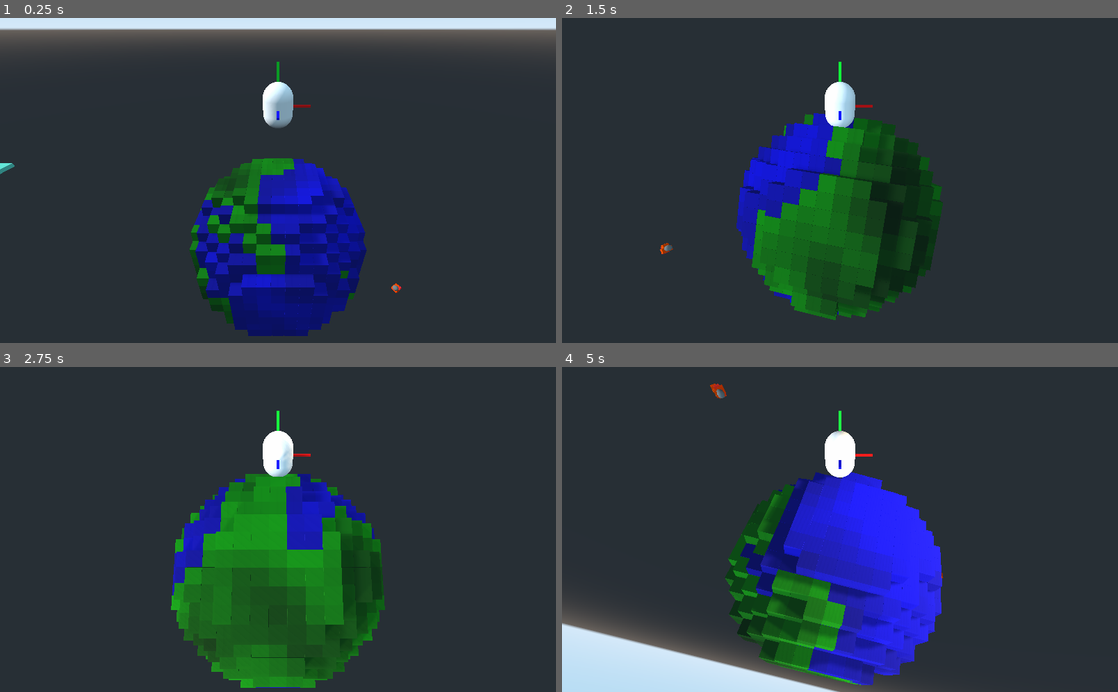
Above: before the commit, frames 1-4 (two rows, left to right).
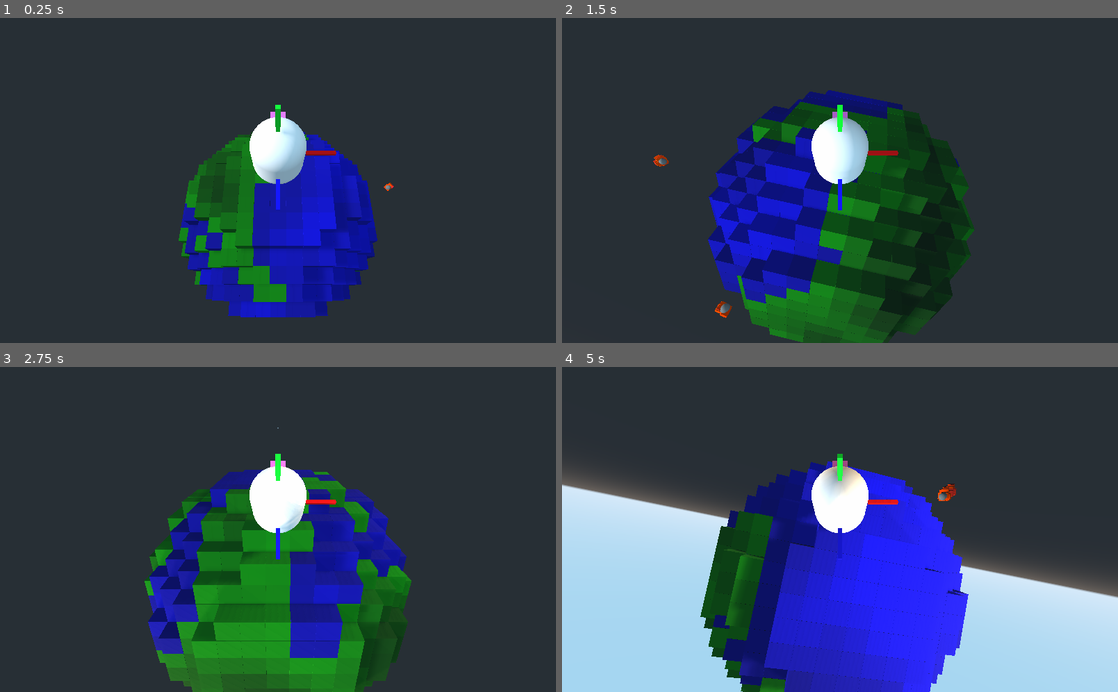
Above: after the commit, the same moments.

Repository: kevinms/godot-wild-jam-23
Game: Godot game, scene res://Game.tscn
Two runs of this game, one before a commit and one after it. Both use one fixed random seed, a clock stepped at 60 frames per second and the inputs below.
Inputs (mouse positions are in pixels of both pictures, inside the frame that each line leads up to):
- Up to frame 1 (0.25 s): no input
- Up to frame 2 (1.5 s): tap Enter (enter) at 0.5, 0.6 s; move the mouse to (867, 180) at 0.52 s; hold W (forward) from 0.53 s (still down); tap Space (jump) at 0.77 s; move the mouse to (812, 180) at 1.27 s; click (812, 180) at 1.35 s
- Up to frame 3 (2.75 s): keep holding W (forward); tap Space (jump) at 1.52 s; move the mouse to (289, 523) at 2.02 s; tap Enter (enter) at 2.1 s
- Up to frame 4 (5 s): keep holding W (forward); move the mouse to (834, 536) at 2.77 s; click (834, 536) at 2.85 s; tap Space (jump) at 3.02, 3.77, 4.52 s; move the mouse to (878, 532) at 3.52 s; tap Enter (enter) at 3.6 s; move the mouse to (795, 526) at 4.27 s; click (795, 526) at 4.35 s

The runs differ from the first frame. In frame 1, 23% of the frame differs, in the area x 0-100%, y 0-98%; in frame 2, 23%; in frame 3, 23%; in frame 4, 50%, in the area x 0-100%, y 5-100%.

Commit message:
Procedurally generate icosphere, except I have a bug and it isn't an icosphere... but it is a sphere. Not ico. You see...

Diff:
--- /dev/null
+++ b/CubeMultiMesh.tscn
@@ -0,0 +1,11 @@
+[gd_scene load_steps=2 format=2]
+
+[ext_resource path="res://MultiMeshInstance.gd" type="Script" id=1]
+
+[node name="CubeMultiMesh" type="Spatial"]
+
+[node name="MultiMeshInstance" type="MultiMeshInstance" parent="."]
+script = ExtResource( 1 )
+
+[node name="Camera" type="Camera" parent="."]
+transform = Transform( 0.866025, -0.203958, 0.45651, 0, 0.913019, 0.407916, -0.5, -0.353266, 0.790698, 29, 34.2432, 44 )
--- a/Game.tscn
+++ b/Game.tscn
@@ -1,6 +1,5 @@
-[gd_scene load_steps=11 format=2]
+[gd_scene load_steps=10 format=2]
 
-[ext_resource path="res://ImmediateGeometry.gd" type="Script" id=1]
 [ext_resource path="res://Player.tscn" type="PackedScene" id=2]
 [ext_resource path="res://Game.gd" type="Script" id=3]
 [ext_resource path="res://World.tscn" type="PackedScene" id=4]
@@ -50,15 +49,11 @@
 transform = Transform( 11.9591, 0.0355373, -0.029886, -0.0355292, 11.9591, 0.0032782, 0.0298956, -0.00318944, 11.9591, 0, 0, 0 )
 shape = SubResource( 6 )
 
-[node name="Immediate" type="ImmediateGeometry" parent="."]
-visible = false
-script = ExtResource( 1 )
-
 [node name="Player" parent="." instance=ExtResource( 2 )]
 transform = Transform( 1, 0, 0, 0, 1, 0, 0, 0, 1, 0, 18.8625, 1.39177 )
 
 [node name="Camera" type="Camera" parent="Player"]
-transform = Transform( 1, 0, 0, 0, 0.792652, 0.609675, 0, -0.609675, 0.792652, 0, 5.47584, 15.2147 )
+transform = Transform( 1, 0, 0, 0, 0.346494, 0.938052, 0, -0.938052, 0.346494, 0, 7.75222, 3.95476 )
 current = true
 far = 200.0
 
--- /dev/null
+++ b/Icosphere.gd
@@ -0,0 +1,153 @@
+extends Spatial
+
+func _ready():
+	var material = SpatialMaterial.new()
+	material.albedo_color = Color(0.8, 0.0, 0.0)
+
+	var st = SurfaceTool.new()
+	st.begin(Mesh.PRIMITIVE_TRIANGLES)
+	st.set_material(material)
+
+	var faces = create()
+
+	# done, now add triangles to mesh
+	for tri in faces:
+		add_surface(st, positions[tri.v1])
+		add_surface(st, positions[tri.v2])
+		add_surface(st, positions[tri.v3])
+
+	st.generate_normals()
+
+	var array_mesh = st.commit()
+
+	var mesh_inst = MeshInstance.new()
+	mesh_inst.mesh = array_mesh
+	add_child(mesh_inst)
+
+func _process(delta):
+	rotate_y(delta)
+	rotate_x(delta)
+
+func add_surface(st: SurfaceTool, p: Vector3):
+	st.add_color(Color(1, 0, 0))
+	st.add_uv(Vector2(0, 0))
+	st.add_vertex(p)
+
+class TriangleIndices:
+	var v1: int
+	var v2: int
+	var v3: int
+
+	func _init(v1, v2, v3):
+		self.v1 = v1
+		self.v2 = v2
+		self.v3 = v3
+
+var positions = []
+var index = 0
+var middlePointIndexCache = {}
+
+# add vertex to mesh, fix position to be on unit sphere, return index
+func addVertex(p: Vector3):
+	positions.push_back(p.normalized())
+	var i = index
+	index += 1
+	return i
+
+# return index of point in the middle of p1 and p2
+func getMiddlePoint(p1: int, p2: int):
+	# first check if we have it already
+	var smaller: int = min(p1, p2)
+	var greater: int = max(p1, p2)
+	var key: int = (smaller << 32) + greater
+#	var firstIsSmaller = p1 < p2
+#	var smallerIndex: int = p1 if firstIsSmaller else p2
+#	var greaterIndex: int = p2 if firstIsSmaller else p1
+#	var key: int = (smallerIndex << 32) + greaterIndex
+
+	if middlePointIndexCache.has(key):
+		return middlePointIndexCache[key]
+
+	# not in cache, calculate it
+	var point1 = positions[p1]
+	var point2 = positions[p2]
+	var middle = point1 + point2 / 2.0
+
+	# add vertex makes sure point is on unit sphere
+	var i = addVertex(middle)
+
+	# store it, return index
+	middlePointIndexCache[key] = i
+	return i
+
+func create():
+	var t = (1.0 + sqrt(5.0)) / 2.0
+
+	# create 12 vertices of a icosahedron
+	addVertex(Vector3(-1,  t,  0))
+	addVertex(Vector3( 1,  t,  0))
+	addVertex(Vector3(-1, -t,  0))
+	addVertex(Vector3( 1, -t,  0))
+
+	addVertex(Vector3( 0, -1,  t))
+	addVertex(Vector3( 0,  1,  t))
+	addVertex(Vector3( 0, -1, -t))
+	addVertex(Vector3( 0,  1, -t))
+
+	addVertex(Vector3( t,  0, -1))
+	addVertex(Vector3( t,  0,  1))
+	addVertex(Vector3(-t,  0, -1))
+	addVertex(Vector3(-t,  0,  1))
+
+	# create 20 triangles of the icosahedron
+	var faces = []
+
+	# 5 faces around point 0
+	faces.push_back(TriangleIndices.new(0, 11, 5))
+	faces.push_back(TriangleIndices.new(0, 5, 1))
+	faces.push_back(TriangleIndices.new(0, 1, 7))
+	faces.push_back(TriangleIndices.new(0, 7, 10))
+	faces.push_back(TriangleIndices.new(0, 10, 11))
+
+	# 5 adjacent faces
+	faces.push_back(TriangleIndices.new(1, 5, 9))
+	faces.push_back(TriangleIndices.new(5, 11, 4))
+	faces.push_back(TriangleIndices.new(11, 10, 2))
+	faces.push_back(TriangleIndices.new(10, 7, 6))
+	faces.push_back(TriangleIndices.new(7, 1, 8))
+
+	# 5 faces around point 3
+	faces.push_back(TriangleIndices.new(3, 9, 4))
+	faces.push_back(TriangleIndices.new(3, 4, 2))
+	faces.push_back(TriangleIndices.new(3, 2, 6))
+	faces.push_back(TriangleIndices.new(3, 6, 8))
+	faces.push_back(TriangleIndices.new(3, 8, 9))
+
+	# 5 adjacent faces
+	faces.push_back(TriangleIndices.new(4, 9, 5))
+	faces.push_back(TriangleIndices.new(2, 4, 11))
+	faces.push_back(TriangleIndices.new(6, 2, 10))
+	faces.push_back(TriangleIndices.new(8, 6, 7))
+	faces.push_back(TriangleIndices.new(9, 8, 1))
+
+	var recursionLevel = 3
+
+	# refine triangles
+
+	for i in recursionLevel:
+		var faces2 = []
+
+		for tri in faces:
+			# replace triangle by 4 triangles
+			var a = getMiddlePoint(tri.v1, tri.v2)
+			var b = getMiddlePoint(tri.v2, tri.v3)
+			var c = getMiddlePoint(tri.v3, tri.v1)
+
+			faces2.push_back(TriangleIndices.new(tri.v1, a, c))
+			faces2.push_back(TriangleIndices.new(tri.v2, b, a))
+			faces2.push_back(TriangleIndices.new(tri.v3, c, b))
+			faces2.push_back(TriangleIndices.new(a, b, c))
+
+		faces = faces2
+
+	return faces
--- /dev/null
+++ b/Icosphere.tscn
@@ -0,0 +1,11 @@
+[gd_scene load_steps=2 format=2]
+
+[ext_resource path="res://Icosphere.gd" type="Script" id=1]
+
+[node name="Spatial" type="Spatial"]
+
+[node name="Icosphere" type="Spatial" parent="."]
+script = ExtResource( 1 )
+
+[node name="Camera" type="Camera" parent="."]
+transform = Transform( 1, 0, 0, 0, 0.871402, 0.490569, 0, -0.490569, 0.871402, 0, 1.30593, 2.87413 )
--- a/ImmediateGeometry.gd
+++ /dev/null
@@ -1,18 +0,0 @@
-extends ImmediateGeometry
-
-var points = Array()
-
-func _process(delta):
-	begin(Mesh.PRIMITIVE_LINE_STRIP)
-	set_color(Color(1,1,1))
-	for p in points:
-		add_vertex(p)
-	end()
-
-	# Clear the array every frame.
-	# Anyone who wants to debug draw must explicity draw every frame.
-	points.clear()
-
-func drawline(a: Vector3, b: Vector3):
-	points.push_back(a)
-	points.push_back(b)
--- a/MultiMeshInstance.gd
+++ b/MultiMeshInstance.gd
@@ -1,6 +1,6 @@
 extends MultiMeshInstance
 
-var radius = 80
+var radius = 40
 
 func _ready():
 	# Create the multimesh.
